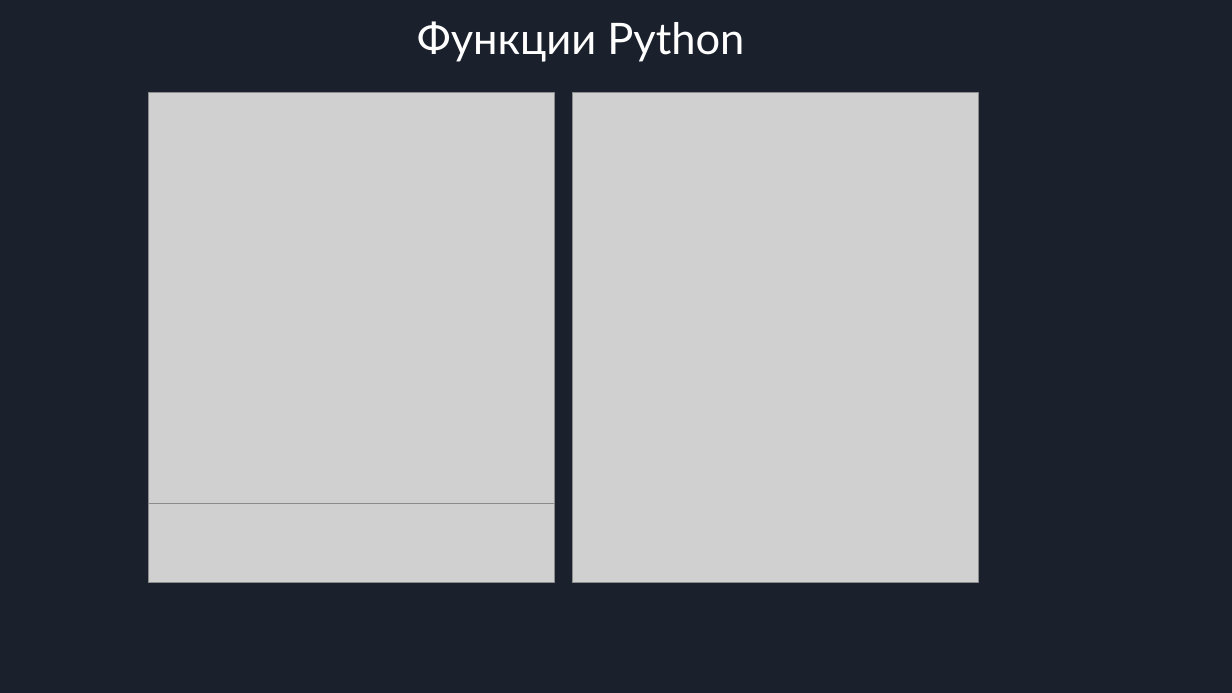
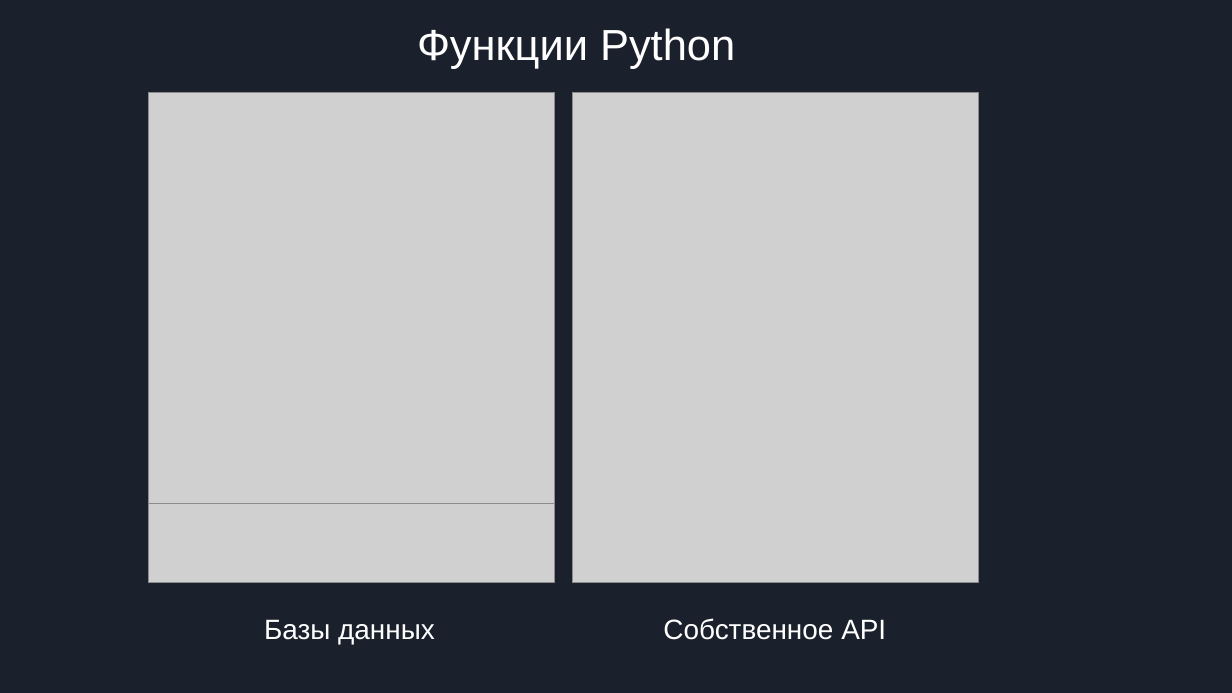
Before and after one commit to Jindderrr/LiteChat, a slide deck: slide 5 of Presetation.pptx. Drawn at 1232x693 pixels with LibreOffice and Linux fonts; fonts in the diff are those of the drawing; grey boxes stand for pictures. Boxes give left, top, right and bottom in pixels: in the first picture for what was removed or moved away, otherwise in the second. Text is boxed around its words. In the diff, an @@ line names an element or a change of style, - is before the commit and + after.

```diff
--- a/Presetation.pptx
+++ b/Presetation.pptx
@@ text "Функции Python" at [417,28,735,69]: font Lato to Arial @@
@@ text added at [264,619,435,645], 18 pt, text #FFFFFF @@
+Базы данных
@@ text added at [663,618,886,640], 18 pt, text #FFFFFF @@
+Собственное API
```
Also in this commit, not shown: 3 other slides changed, 1 slide added, 1 slide removed, 1 other file.
